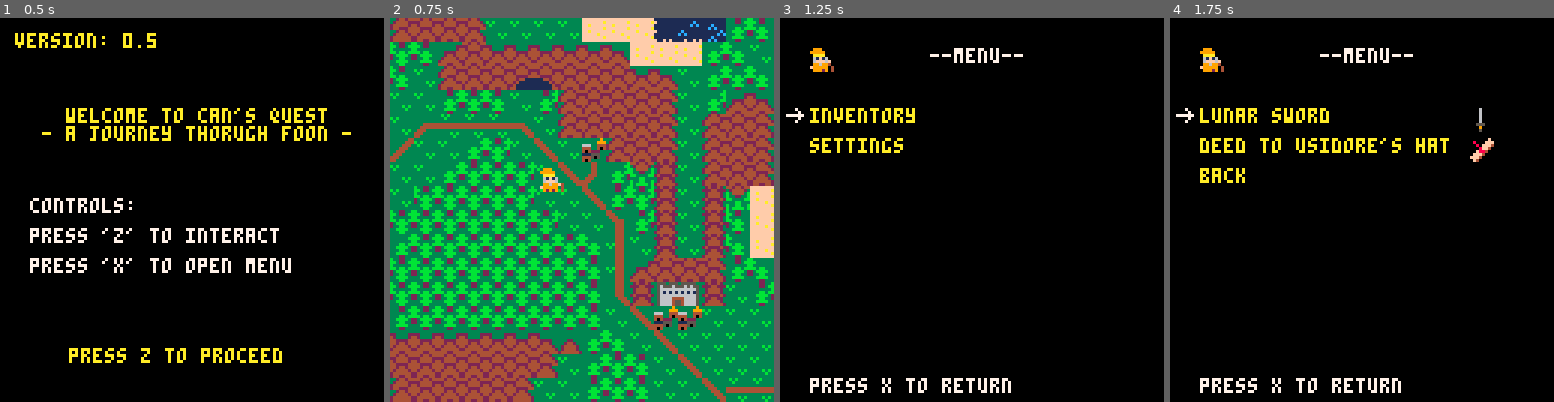
Above: before the commit, frames 1-4 (left to right).
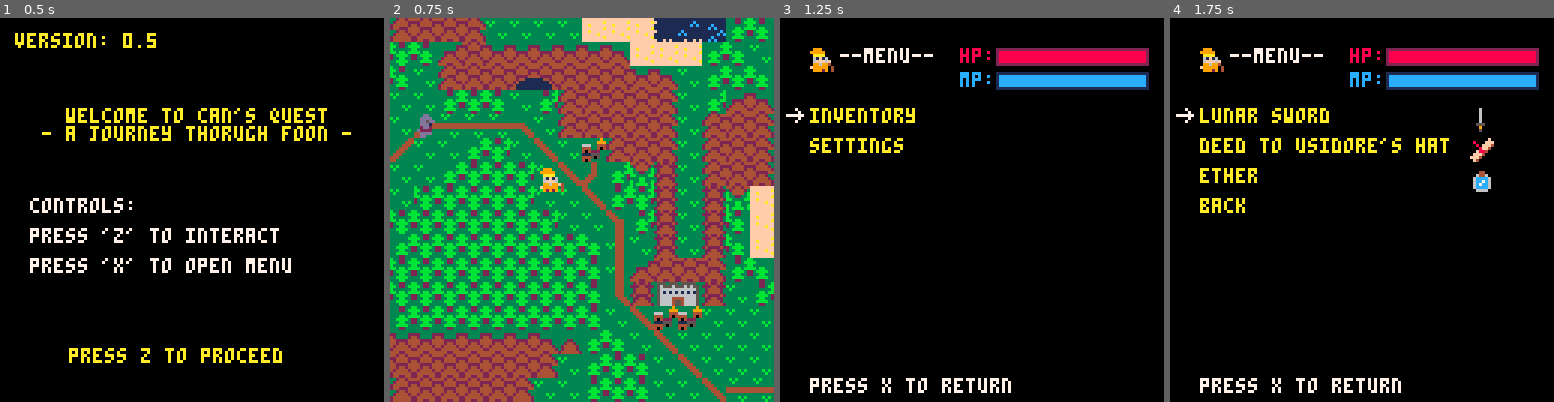
Above: after the commit, the same moments.

Repository: bigbadbones/cannsjourney
Game: PICO-8 cartridge foon.p8
Two runs of this game, one before a commit and one after it. Both use one fixed random seed, a clock stepped at 60 frames per second and the inputs below.
Inputs:
- Up to frame 1 (0.5 s): tap X (X key) at 0.33 s
- Up to frame 2 (0.75 s): tap O (Z key) at 0.7 s
- Up to frame 3 (1.25 s): tap X (X key) at 1.07 s
- Up to frame 4 (1.75 s): hold Right from 1.6 s (still down); tap O (Z key) at 1.7 s

Frame 1 is identical in both runs. In frame 2, 0.2% of the frame differs, in the area x 7-12%, y 25-32%; in frame 3, 4.5%; in frame 4, 5.2%, in the area x 7-97%, y 7-51%.

Commit message:
improved menus

Diff:
--- a/foon.p8
+++ b/foon.p8
@@ -33,7 +33,7 @@
  sentence  = ""
  menuid = 1
  selectid = 1
- levelid = 1
+ levelid = 0
 
  menuscreen ={}
 
@@ -61,12 +61,15 @@
  }
 
 
+
+
  menuscreen[3] = {}
  menuscreen[3].len = 3
  menuscreen[3].icons ={}
  menuscreen[3].text =
  {
- {"map names ",-1,{false,1},{true,0}},
+ {"map names ",-1,{false,1},
+ {true,0}},
  {"back",1}
  }
 
@@ -117,6 +120,10 @@
  inittext()
  initnpcs()
  init_mapelems()
+
+ statuseffects = {}
+ statuseffects.redpotion = false
+ additem("ether")
 end
 
 
@@ -125,6 +132,8 @@
  	return togglemap()
  elseif id == 1 then
  	return getmapstate()
+ elseif id == 2 then
+ 	return useitem()
  end
 end
 
@@ -496,11 +505,12 @@
 ----------- menu -----------
 function draw_menuscreen()
    cls()
-   print("--menu--",50,10,7)
+   print("--menu--",20,10,7)
    drawarrow(7,22+10*selectid,7)
    drawmenu(menuid)
    updatesprite(can)
    spr(can.frames[can.frameid],10,10)
+   drawhealthbars(false)
    print("press x to return",10,120,7)
 
 end
@@ -521,6 +531,7 @@
   			print(item[1],10,20+10*m,10)
   		 if item[2] == -1 then
    		 for  i=3,  #item do
+   		 --i[1]=on select (vs menu load)
    		  if item[i][1] == false then
    		  		print (perform_referenced_functions(item[i][2]),60,20+10*m,10)
  						end
@@ -580,6 +591,9 @@
   drawmap()
  	drawnpcs()
   draw_mapelems()
+  if (statuseffects.redpotion==true) then
+  	dorandommoves(can,true)
+  end
   spr(can.frames[can.frameid],can.x,can.y,1,1,can.faceleft,false)
  end
 
@@ -679,7 +693,7 @@
 end
 
 function draw_battle_art()
- drawhealthbars()
+ drawhealthbars(true)
 
 
  updatesprite(can)
@@ -699,7 +713,8 @@
 end
 
 
-function drawhealthbars()
+function drawhealthbars(inbattle)
+if inbattle then
  local xoff = 0
  local yoff = 50
  local barwidth = 50
@@ -759,8 +774,39 @@
  xoff + barwidth+enemyspace,
  yoff + hpmpspace+ barheight,
  1)
- end
-
+ else
+  local xoff = 60
+  local yoff = 10
+  local barwidth = 50
+  local barheight = 5
+  local enemyspace = 75
+  local hpmpspace = 8
+  print ("hp:",xoff,yoff,8)
+  rectfill(xoff+12,
+  yoff,
+  xoff+ 12 +battlestats[1].hp/2,
+  yoff+barheight,8)
+  rect(xoff+12,
+  yoff,
+  xoff+12+barwidth,
+  yoff+barheight,2)
+
+  print ("mp:",
+  xoff,
+  yoff+hpmpspace,
+  12)
+  rectfill(xoff+12,
+  yoff + hpmpspace,
+  xoff+12 +battlestats[1].mp/2,
+  yoff + hpmpspace+ barheight,
+  12)
+  rect(xoff+12,
+  yoff + hpmpspace,
+  xoff+12 +barwidth,
+  yoff + hpmpspace+ barheight,
+  1)
+ end
+end
 function checkmp(id)
 
 if battlestats[id].mp > 0 then
@@ -895,93 +941,17 @@
 cavelevels[1] ={}
 cavelevels[1].floor =
 {
-{120,37},
-{121,37},
-{120,36},
-{121,36},
-{120,35},
-{121,35},
-{120,34},
-{121,34},
-{120,33},
-{121,33},
-{120,32},
-{121,32},
-{120,31},
-{121,31},
-{120,30},
-{121,30},
-{120,29},
-{121,29},
-{120,28},
-{121,28},
-{120,27},
-{121,27},
-{120,26},
-{121,26},
-{120,25},
-{121,25},
-{120,24},
-{121,24}
+{ {120,37},{121,37},'u',13}
 }
-
 cavelevels[2] ={}
 cavelevels[2].floor =
 {
-{120,37},
-{121,37},
-{120,36},
-{121,36},
-{120,35},
-{121,35},
-{120,34},
-{121,34},
-
---right turn
-{122,34},
-{122,35},
-{123,34},
-{123,35},
-{124,34},
-{124,35},
-{125,34},
-{125,35},
-{126,34},
-{126,35},
-{126,33},
-{125,33},
-{126,32},
-{125,32},
-{126,31},
-{125,31},
-{126,30},
-{125,30},
-{124,30},
-{124,31},
-{123,30},
-{123,31},
-{122,30},
-{122,31},
-{121,30},
-{121,31},
-{120,30},
-{120,31},
-
-{120,29},
-{121,29},
-{120,28},
-{121,28},
-{120,27},
-{121,27},
-{120,26},
-{121,26},
-{120,25},
-{121,25},
-
-
+{ {120,37},{121,37},'u',4},
+{ {120,33},{120,34},'l',4},
+{ {116,34},{115,34},'u',4},
+{ {115,30},{115,29},'r',4},
+{ {120,30},{121,30},'u',5},
 }
-
-
 
 
 function init_cavelems()
@@ -1371,7 +1341,15 @@
 
 end
 -->8
-
+function copy(obj, seen)
+  if type(obj) ~= 'table' then return obj end
+  if seen and seen[obj] then return seen[obj] end
+  local s = seen or {}
+  local res = setmetatable({}, getmetatable(obj))
+  s[obj] = res
+  for k, v in pairs(obj) do res[copy(k, s)] = copy(v, s) end
+  return res
+end
 
 function clearlevel()
 	for x=113,127 do
@@ -1397,146 +1375,85 @@
 end
 end
 
-function generatelevel()
- cavelevel+=1
- cavelevels[cavelevel]={}
- lvl=cavelevels[cavelevel]
- lvl.floor = {}
- lvl.nr_of_elems = 5
- lvl.elems = {}
-
- drawpoint = {flr(rnd(14))+113,38}
-	exit1 = {drawpoint[1],38}
-	exit2 = {1+drawpoint[1],38}
-	mset(exit1[1],exit1[2], 18)
-	mset(exit2[1],exit2[2], 18)
- add(lvl.elems,
- {67,
- exit1[1]*8,
- exit1[2]*8,
- "exit",
- 1})
- add(lvl.elems,
- {67,
- exit2[1]*8,
- exit2[2]*8,
- "exit",
- 1})
-
--- mset(drawpoint[1],drawpoint[2], 100)
--- mset(drawpoint[1]+1,drawpoint[2]-1, 100)
-
-for i=0,200 do
- draw = flr(rnd(4))+1
-
-	if draw == 1 and
-	checkvalidpoint(
-	{ drawpoint[1]-1,
-	  drawpoint[2]
-	 }) then
-	--leftdraw
-	 drawpoint[1]-=1
-	 add(lvl.floor,
-	 {
-	 	drawpoint[1],
-	 	drawpoint[2]
-	 })
-	add(lvl.floor,
-	{
-	 	drawpoint[1],
-	 	drawpoint[2]-1
-	 })
-
-	 --mset(drawpoint[1],drawpoint[2], 100)
-	elseif draw == 2  and
-	checkvalidpoint(
-	{ drawpoint[1]+1,
-	  drawpoint[2]
-	 }) then
-	 --right draw
-	 drawpoint[1]+=1
-	 add(lvl.floor,
-	 {
-	 	drawpoint[1],
-	 	drawpoint[2]
-	 })
-	add(lvl.floor,
-	{
-	 	drawpoint[1],
-	 	drawpoint[2]-1
-	 })
-
---	 mset(drawpoint[1],drawpoint[2], 100)
- -- mset(drawpoint[1],drawpoint[2]-1, 100)
-
-	elseif draw == 3  and
-	checkvalidpoint(
-	{ drawpoint[1]+1,
-	  drawpoint[2]
-	 }) then
-	 --down draw
-	 drawpoint[2]+=1
-	 add(lvl.floor,
-	 {
-	 	drawpoint[1],
-	 	drawpoint[2]
-	 })
-	add(lvl.floor,
-	{
-	 	drawpoint[1]+1,
-	 	drawpoint[2]
-	 })
-	-- mset(drawpoint[1],drawpoint[2], 100)
-  --mset(drawpoint[1]+1,drawpoint[2], 100)
-
-	elseif checkvalidpoint(
-	{ drawpoint[1],
-	  drawpoint[2]-1
-	 }) then
-	 --up draw
-	 drawpoint[2]-=1
-	 add(lvl.floor,
-	 {
-	 	drawpoint[1],
-	 	drawpoint[2]
-	 })
-	add(lvl.floor,
-	{
-	 	drawpoint[1]+1,
-	 	drawpoint[2]
-	 })
-	end
-
-		add(lvl.elems,
-	{ 101,
-	 	(drawpoint[1])*8,
-	  34*8,
-	 	nil,
-	 	0
-	 })
-	 	add(lvl.elems,
-	{ 102,
-	 	(drawpoint[1]+1)*8,
-	  34*8,
-	 	nil,
-	 	0
-	 })
-
-
-
-end
-
-end
 
 function loadlevel ()
 	for i=1, #cavelevels[levelid].floor do
 		clevel = cavelevels[levelid].floor[i]
-		mset(clevel[1], clevel[2], 100 )
-	end
+		local f1 = copy(clevel[1])
+		local f2 = copy(clevel[2])
+		mset(f1[1], f1[2], 100 )
+		mset(f2[1], f2[2], 100 )
+		direction = clevel[3]
+		reps = clevel[4]
+		for i=1,reps do
+		if direction == "r" then
+ 	 	f1[1]+=1
+ 	 	f2[1]+=1
+ 	elseif direction == "l" then
+ 	 	f1[1]-=1
+ 	 	f2[1]-=1
+ 		elseif direction == "u" then
+ 	  f1[2]-=1
+ 	 	f2[2]-=1
+ 		elseif direction == "d" then
+   	f1[2]+=1
+ 		 f2[2]+=1
+		end
+		mset(f1[1], f1[2], 100 )
+		mset(f2[1], f2[2], 100 )
+
+		end
+		end
 end
 
 
 -->8
+function useitem()
+local item =
+	menuscreen[2].text[selectid]
+
+ if item[1] == "red potion" then
+  sfx(18)
+  dropitem(selectid)
+  statuseffects.redpotion = true
+  can.speed*=1.5
+ elseif item[1] == "ether" then
+  if battlestats[1].mp>=100 then
+   sfx(23)
+  else
+   battlestats[1].mp+=10
+   sfx(24)
+   dropitem(selectid)
+  end
+ end
+end
+
+function dropitem(id)
+  del(menuscreen[2].text,
+  menuscreen[2].text[id])
+  del(menuscreen[2].icons,
+  menuscreen[2].icons[id])
+  menuscreen[2].len-=1
+end
+
+function additem(name)
+ local back = copy(menuscreen[2].text[#menuscreen[2].text])
+ del(menuscreen[2].text,menuscreen[2].text[#menuscreen[2].text])
+ if name == "redpotion" then
+  name ={name,-1, {true,2}}
+  add(menuscreen[2].text,name)
+  add(menuscreen[2].icons,123)
+  menuscreen[2].len+=1
+ elseif name == "ether" then
+  name ={name,-1, {true,2}}
+  add(menuscreen[2].text,name)
+  add(menuscreen[2].icons,124)
+  menuscreen[2].len+=1
+ end
+ add(menuscreen[2].text,back)
+
+end
+
 
 -->8
 
@@ -1815,7 +1732,7 @@
  end
 end
 
-function dorandommoves(sprite)
+function dorandommoves(sprite,player)
  x = rnd(7)
  y = rnd(7)
 
@@ -1836,6 +1753,12 @@
   end
 
 	 if not (isblocked(sprite.x+xmove,sprite.y+ymove)) then
+	 	sprite.x +=xmove
+	 	sprite.y +=ymove
+
+	 elseif player and world == "overworld" and
+	  not (isblocked(sprite.x+xmove-mapxoffset,sprite.y+ymove-mapyoffset)) then
+
 	 	sprite.x +=xmove
 	 	sprite.y +=ymove
 	 end
@@ -1951,13 +1874,13 @@
 40220202920090205524556622251222422222252666666666666662005551100115550005000050000000002411111111111142000000000000000000000000
 90900909090000906622665524455244455555512666666666666662001100000000011000000000000000004411111111111144000000000000000000000000
 000000004242424222222222442442440000bb00000b000000000000000fff00000fff0000006600006666600000000000000000000000000000000000000000
-00011000424242424444444422444422000bbb0b000bb000000b0b00000f5ff0000f5ff060067760067777700000000000000000000000000000000000000000
-00111100424244422112222242444424b00bbb00000bbb000b000000000fff00000fff0000675750067575700000000000000000000000000000000000000000
-0111111044424242411444444422224400bbbbb0000bbbb00000000000ddddd00ddddd0006777760067777600000000000000000000000000000000000000000
-0111111042424242211222224424424400bbbbb0000bbbb00b0000b000dfdd0ff0dddd0006755677606755600000000000000000000000000000000000000000
-05111150424442424444554442411424003b3b3000bbbb3000000000001111000011110006776600006766000000000000000000000000000000000000000000
-0551155042424242222251222411114200003000003bbb30000b0000001116600661110006760060066660000000000000000000000000000000000000000000
-05055050424242424444554444111144000000000003330000000000006600000000066066600000000000600000000000000000000000000000000081818181
+00011000424242424444444422444422000bbb0b000bb000000b0b00000f5ff0000f5ff060067760067777700004400000044000000000000000000000000000
+00111100424244422112222242444424b00bbb00000bbb000b000000000fff00000fff0000675750067575700064460000644600000000000000000000000000
+0111111044424242411444444422224400bbbbb0000bbbb00000000000ddddd00ddddd0006777760067777600688886006cccc60000000000000000000000000
+0111111042424242211222224424424400bbbbb0000bbbb00b0000b000dfdd0ff0dddd0006755677606755600688786006cc7c60000000000000000000000000
+05111150424442424444554442411424003b3b3000bbbb3000000000001111000011110006776600006766000687886006c7cc60000000000000000000000000
+0551155042424242222251222411114200003000003bbb30000b0000001116600661110006760060066660000688886006cccc60000000000000000000000000
+05055050424242424444554444111144000000000003330000000000006600000000066066600000000000600066660000666600000000000000000081818181
 e1e1e1e1e1e1e1e0f04262d0e1e1f14262e32121c113131313131313131313132121212121212121212121a32161616161212121212121218181818181818181
 81818181818181818181818181818181818181818181818181818181818100000000000000000000000000000000000000353535353535353535353535353535
 35e1e1e1e1e1e1e1e1e1e1e1e1e1e1f16221a3b3212121212121212121212121212121212121212121212121f361818161212121212161617181818181818181
Not shown, changed: the sound effects (__sfx__) section of foon.p8
Not shown, changed: page.js
